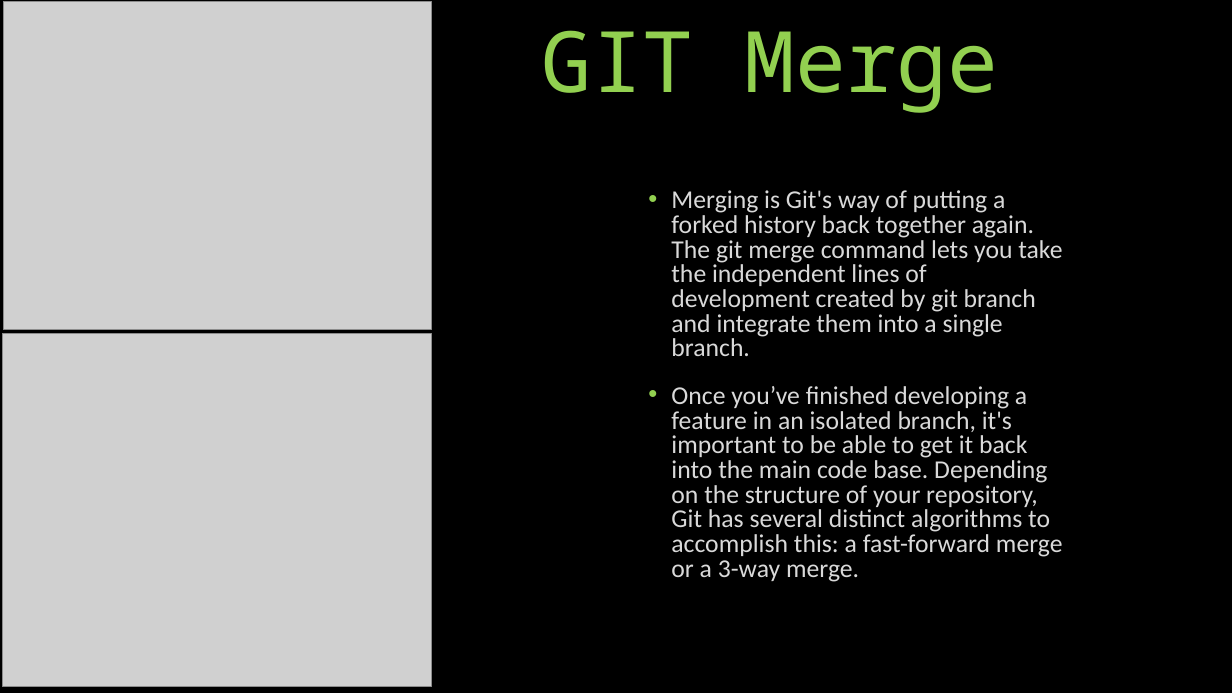
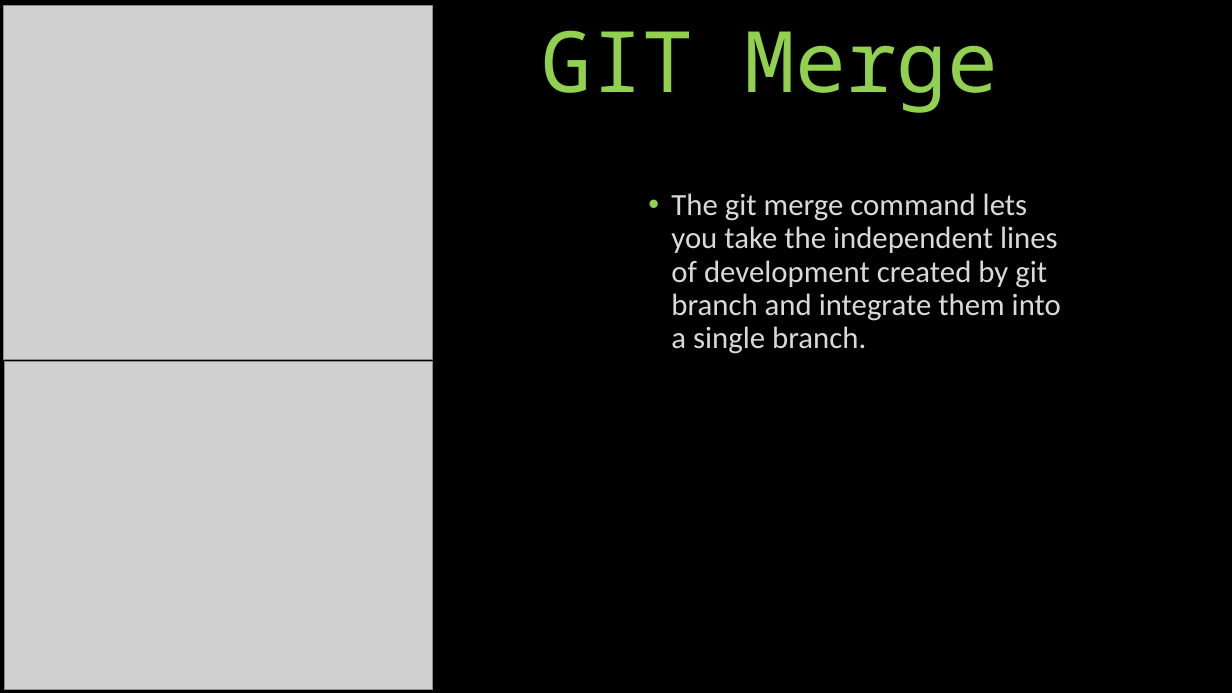
Before and after one commit to KalinBowden/BeDapperDesigns, a slide deck: slide 5 of GIT HUB Branching & Merging.pptx. Drawn at 1232x693 pixels with LibreOffice and Linux fonts; fonts in the diff are those of the drawing; grey boxes stand for pictures. Boxes give left, top, right and bottom in pixels: in the first picture for what was removed or moved away, otherwise in the second. Text is boxed around its words. In the diff, an @@ line names an element or a change of style, - is before the commit and + after.

```diff
--- a/GIT HUB Branching & Merging.pptx
+++ b/GIT HUB Branching & Merging.pptx
@@ picture: place and size @@
-picture at [3, 333, 432, 687]
+picture at [3, 6, 432, 360]
@@ text at [671, 193, 1061, 354]: text changed; size 20 to 24 pt @@
-• Merging is Git's way of putting a forked history back together again. The git merge command lets you take the independent lines of development created by git branch and integrate them into a single branch.
-• Once you’ve finished developing a feature in an isolated branch, it's important to be able to get it back into the main code base. Depending on the structure of your repository, Git has several distinct algorithms to accomplish this: a fast-forward merge or a 3-way merge.
+• The git merge command lets you take the independent lines of development created by git branch and integrate them into a single branch.
@@ picture: place and size @@
-picture at [4, 2, 432, 330]
+picture at [4, 361, 432, 689]
```
Also in this commit, not shown: 1 other slide changed, 4 slides removed.
